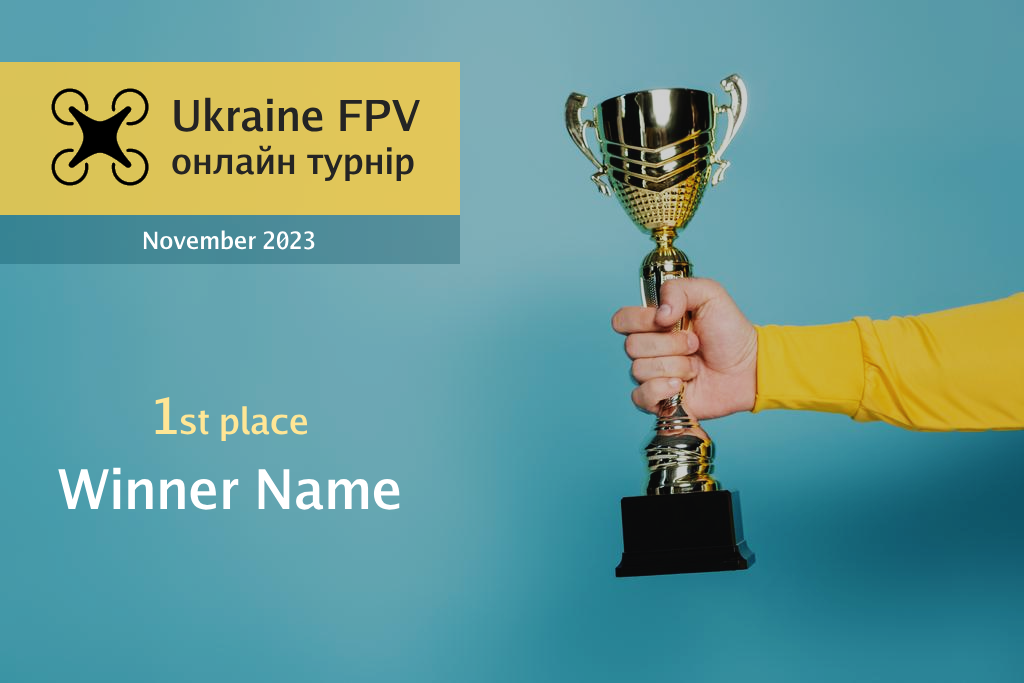
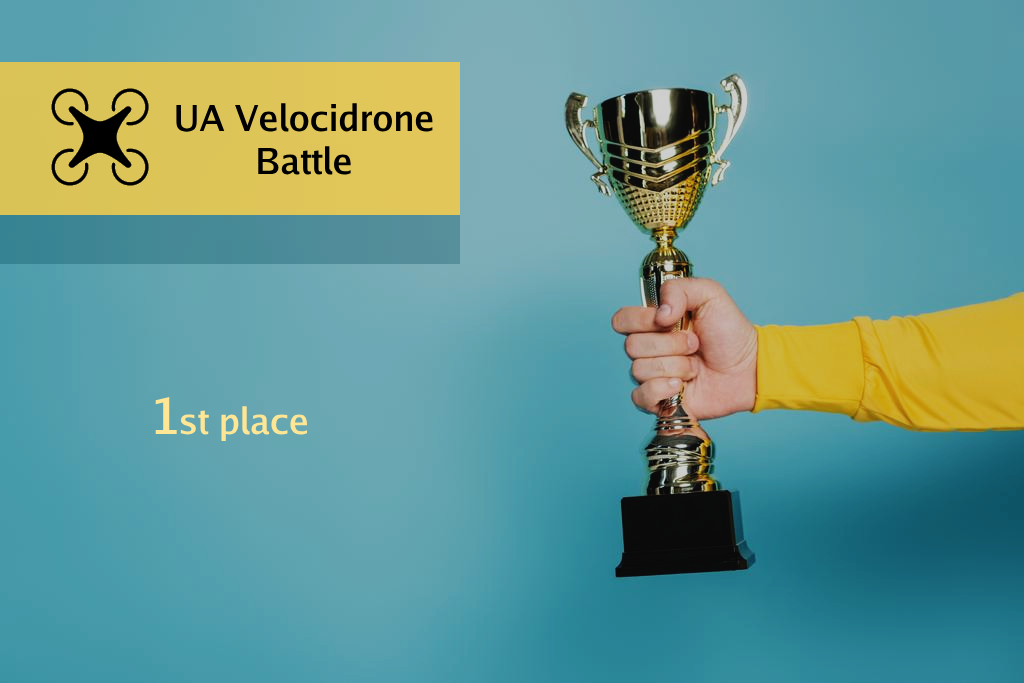
Layered file, before and after one edit (1024x683). Changes by layer:
hid "Winner Name" over [58, 467, 400, 510]
hid "November 2023" over [143, 230, 315, 250]
renamed "Ukraine FPV онлайн турнір" to "UA Velocidrone Battle", painted on it over [172, 97, 433, 181]
